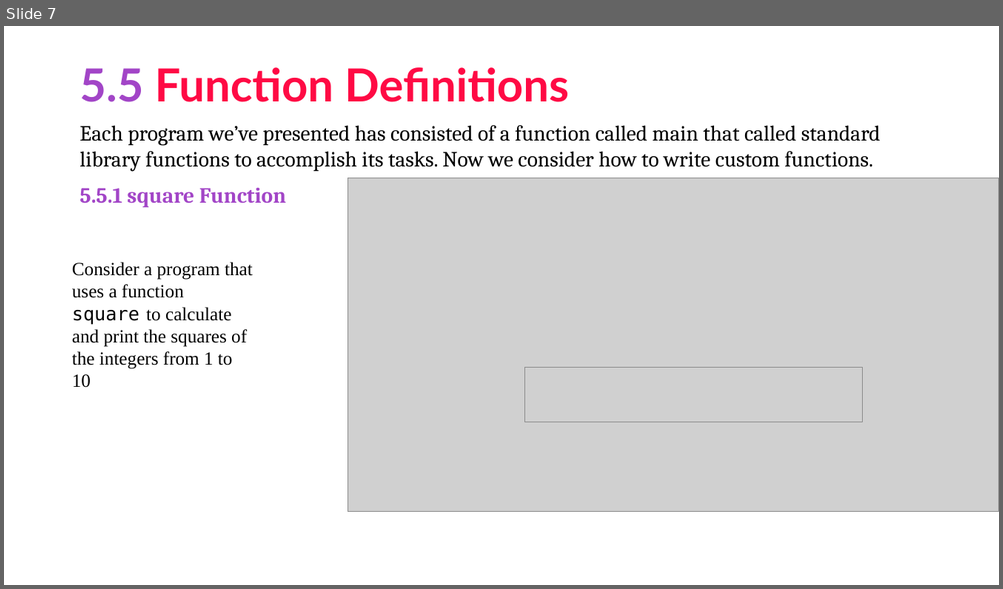
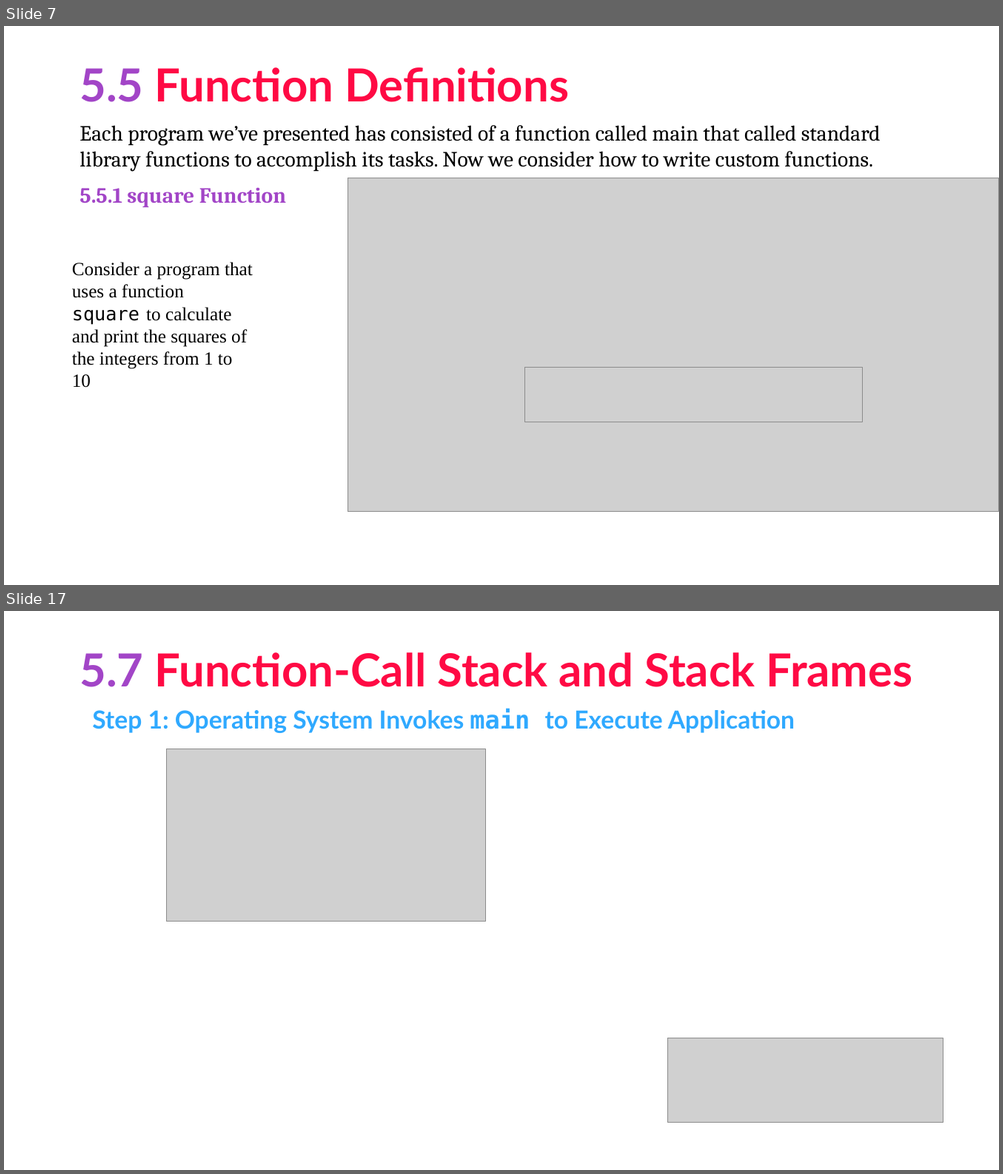
Before and after one commit to asimriaz/FOP, a slide deck: Chapter 5.pptx. Shown one above the other, each under a label of ours: slide 7 before the commit, slides 7 and 17 after it; the slides between them are not shown. The pictures are 1003x589 and 1003x1174 pixels, drawn with LibreOffice and Linux fonts; fonts in the diff are those of the drawing; grey boxes stand for pictures. Boxes give left, top, right and bottom in pixels: in the first picture for what was removed or moved away, otherwise in the second. Text is boxed around its words. In the diff, an @@ line names an element or a change of style, - is before the commit and + after.

```diff
--- a/Chapter 5.pptx
+++ b/Chapter 5.pptx
@@ slide 17 added at <box>4,611,999,1170</box>, background #FFFFFF @@
@@ title added at <box>79,652,913,687</box>, 44 pt, text #FF0A44, bold @@
+5.7 Function-Call Stack and Stack Frames
@@ text added at <box>92,708,794,733</box>, 24 pt, text #2FA9FF, bold @@
+Step 1: Operating System Invokes main to Execute Application
@@ picture added at <box>166,749,485,921</box> @@
@@ picture added at <box>667,1039,942,1123</box> @@
```
Also in this commit, not shown: 19 other slides added.
